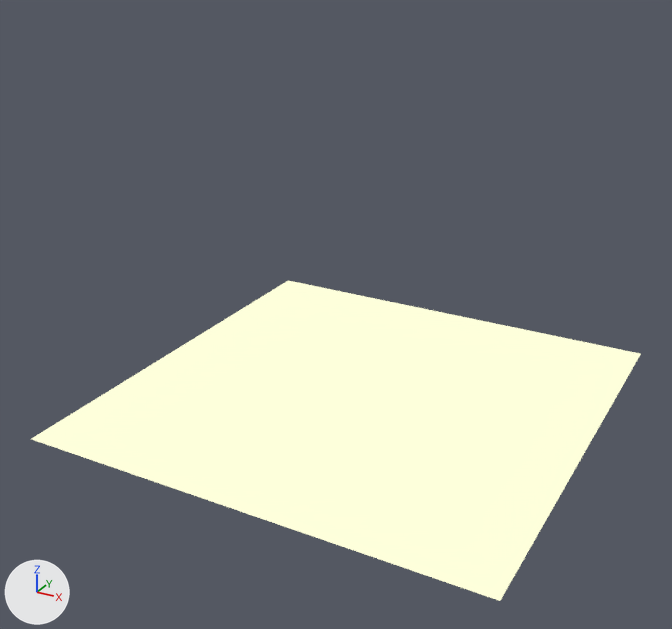
The Blender file assets/models.blend, before and after one commit.
Rendered twice from a 50 mm camera at (0.832, -1.633, 0.993) aimed at (-0.019, -0.086, 0.219). The axes (+X, +Y, +Z) are drawn at lower left. The lights are the same throughout. The same objects are shown in both versions, whatever each file hides.
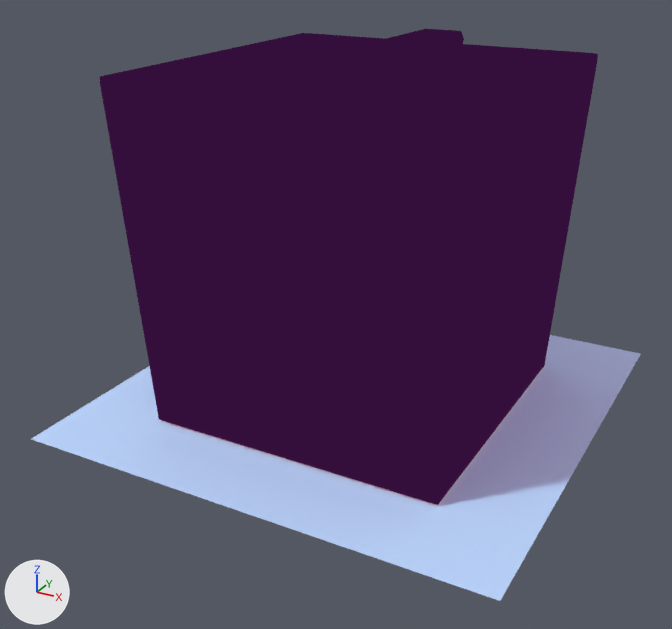
What differs and where, as boxes [x1, y1, x2, y2] in the pictures (672 x 629 px):
'box1', added (purple)
    after: [100, 32, 598, 505]
'Plane', recoloured (white to blue)
    both: [31, 281, 641, 601]
'box', added (purple)
    after: [100, 33, 597, 497]
    faces in mat_box (beige #fbba80): [100, 33, 597, 497]
    faces in mat_outline (dark purple #350f3c): [109, 86, 455, 132]
'tape', added (purple)
    after: [236, 29, 464, 183]

The change, as a diff of the scene's bpy script:
```diff
--- a/assets/models.blend.py
+++ b/assets/models.blend.py
@@ mat_floor @@
 mat_floor = bpy.data.materials.new('floor')
-# nodes: OutputMaterial, ValToRGB
-# colours: dark red #651435, dark blue #1d2e55, blue #3373b3, blue #66b3dd, white #c7e6e3, white #feffdb, green #f5ffca
+# nodes: BsdfPrincipled, OutputMaterial
+# colours: blue #b0ddff, pink #ff46d1
@@ mat_box_tape @@
+mat_box_tape = principled_material('box tape')
+mat_box_tape.base_color = (0.965, 0.629, 0.478)  # beige #fbd0b8
+mat_box_tape.roughness = 1.0
+mat_box_tape.specular_ior_level = 0.0
+mat_box_tape.emission_color = (0.965, 0.629, 0.478)  # beige #fbd0b8
+mat_box_tape.emission_strength = 0.2
@@ mat_box @@
+mat_box = principled_material('box')
+mat_box.base_color = (0.965, 0.491, 0.216)  # beige #fbba80
+mat_box.roughness = 1.0
+mat_box.specular_ior_level = 0.0
+mat_box.emission_color = (0.965, 0.491, 0.216)  # beige #fbba80
+mat_box.emission_strength = 0.2
@@ me_plane_002 @@
+me_plane_002.from_pydata(...)  # 96 vertices, 94 faces; spans x -0.354..0.354, y -0.374..0.374, z -0.72..0.015
+# faces by material slot: [18, 44, 32]
+me_plane_002.materials.append(mat_box_tape)  # beige #fbd0b8
+me_plane_002.materials.append(mat_outline)  # dark purple #350f3c
+me_plane_002.materials.append(mat_box)  # beige #fbba80
@@ me_plane_001 @@
+me_plane_001.from_pydata(...)  # 20 vertices, 18 faces; spans x -0.05..0.05, y -0.371..0.371, z -0.15..0.011
+me_plane_001.materials.append(mat_box_tape)  # beige #fbd0b8
+me_plane_001.materials.append(mat_outline)  # dark purple #350f3c
@@ me_box @@
+me_box.from_pydata(...)  # 28 vertices, 24 faces; spans x -0.35..0.35, y -0.35..0.35, z 0.005..0.711
+# faces by material slot: [22, 0, 2]
+me_box.materials.append(mat_box)  # beige #fbba80
+me_box.materials.append(mat_outline)  # dark purple #350f3c
+me_box.materials.append(mat_outline)  # dark purple #350f3c
@@ ob_box1 @@
+ob_box1 = bpy.data.objects.new('box1', me_plane_002)
+ob_box1.location = (0.0, 0.0, 0.725)
@@ ob_tape @@
+ob_tape = bpy.data.objects.new('tape', me_plane_001)
+ob_tape.location = (0.0, 0.0, 0.725)
+_m = ob_tape.modifiers.new('Solidify', 'SOLIDIFY')
+_m.offset = 0.0
+_m.material_offset = 1
+_m.use_flip_normals = True
@@ ob_box @@
+ob_box = bpy.data.objects.new('box', me_box)
+ob_box.location = (0.0, 0.0, 0.0)
+_m = ob_box.modifiers.new('Solidify', 'SOLIDIFY')
+_m.offset = 0.0
+_m.material_offset = 1
+_m.use_flip_normals = True
```
